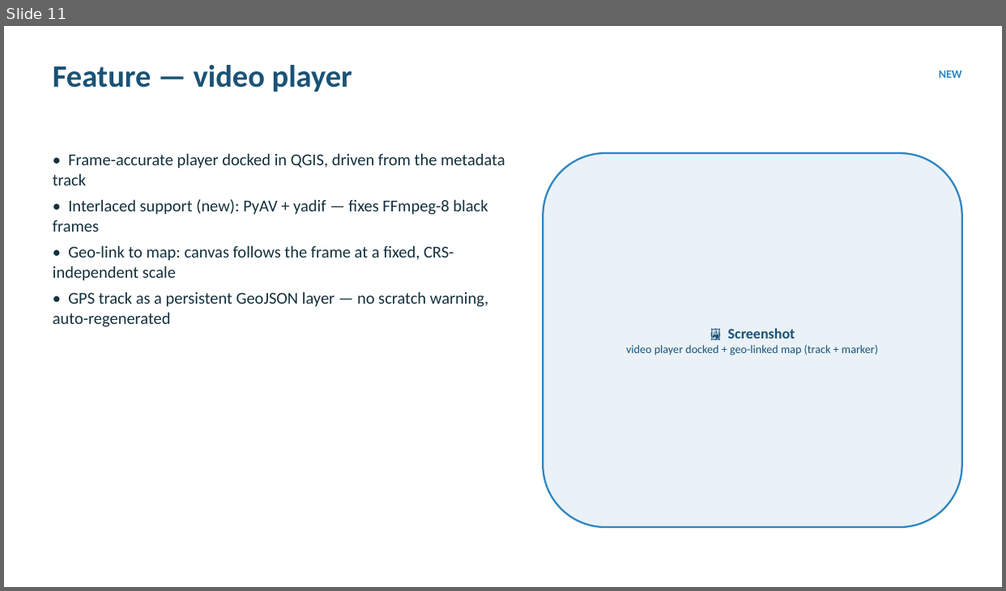
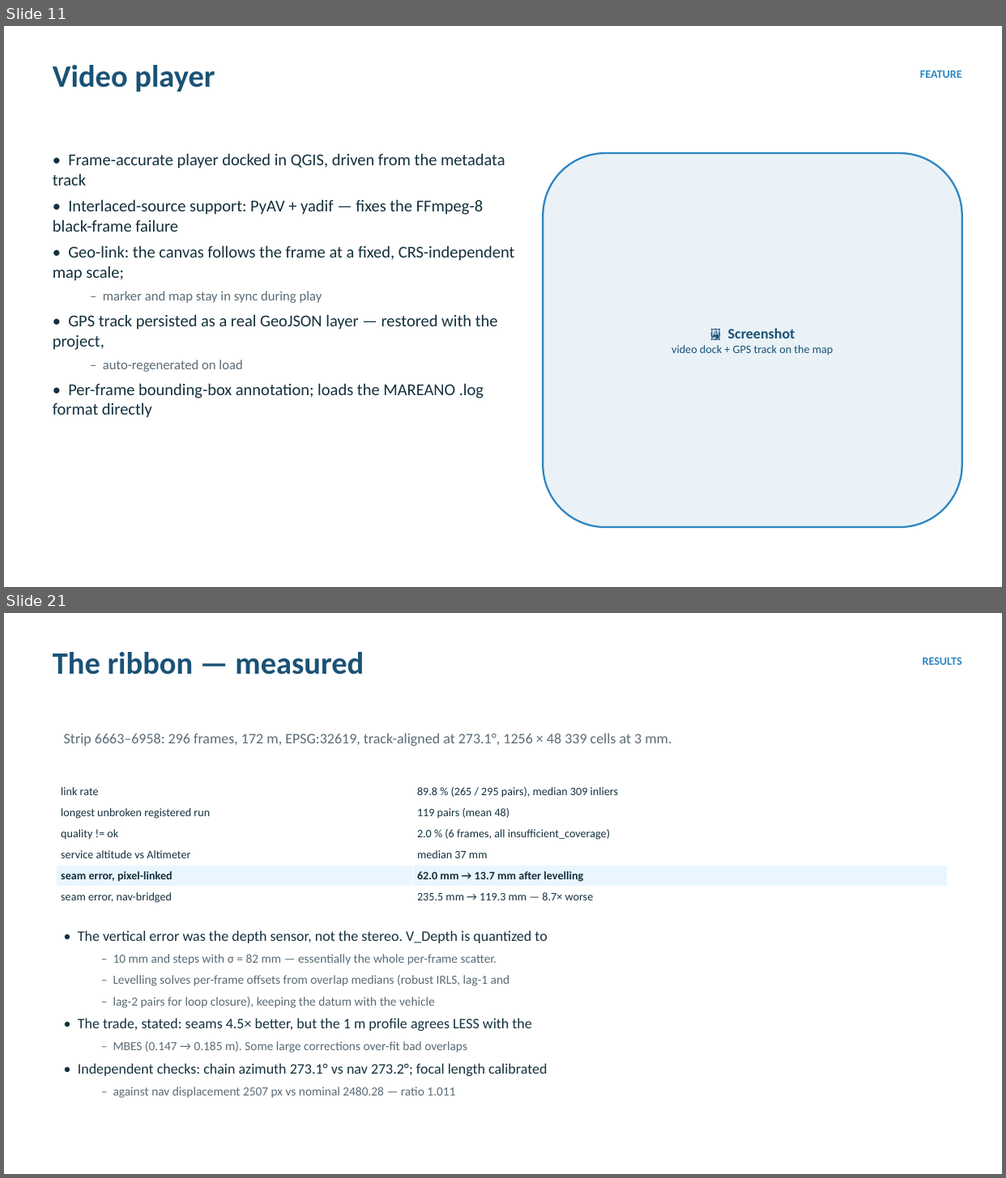
Before and after one commit to epifanio/groundtruther, a slide deck: docs/slides_groundtruther_update_2026.pptx. Shown one above the other, each under a label of ours: slide 11 before the commit, slides 11 and 21 after it; the slides between them are not shown. The pictures are 1006x591 and 1006x1178 pixels, drawn with LibreOffice and Linux fonts; fonts in the diff are those of the drawing. Boxes give left, top, right and bottom in pixels: in the first picture for what was removed or moved away, otherwise in the second. Text is boxed around its words. In the diff, an @@ line names an element or a change of style, - is before the commit and + after.

```diff
--- a/docs/slides_groundtruther_update_2026.pptx
+++ b/docs/slides_groundtruther_update_2026.pptx
@@ slide 21 added at box(4, 613, 1002, 1174), background #FFFFFF @@
@@ text added at box(53, 652, 364, 675), 30 pt, text #1A5276, bold @@
+The ribbon — measured
@@ text added at box(923, 657, 962, 665), 11 pt, text #2E86C1, bold @@
+RESULTS
@@ text added at box(64, 733, 671, 746), 14 pt, text #5B6B76 @@
+Strip 6663–6958: 296 frames, 172 m, EPSG:32619, track-aligned at 273.1°, 1256 × 48 339 cells at 3 mm.
@@ table added at box(57, 781, 948, 907), 6 rows, 2 columns @@
+link rate | 89.8 % (265 / 295 pairs), median 309 inliers
+longest unbroken registered run | 119 pairs (mean 48)
+quality != ok | 2.0 % (6 frames, all insufficient_coverage)
+service altitude vs Altimeter | median 37 mm
+seam error, pixel-linked | 62.0 mm → 13.7 mm after levelling
+seam error, nav-bridged | 235.5 mm → 119.3 mm — 8.7× worse
@@ text added at box(78, 931, 547, 1098), 12 pt, text #5B6B76 @@
+• The vertical error was the depth sensor, not the stereo. V_Depth is quantized to
+  – 10 mm and steps with σ = 82 mm — essentially the whole per-frame scatter.
+  – Levelling solves per-frame offsets from overlap medians (robust IRLS, lag-1 and
+  – lag-2 pairs for loop closure), keeping the datum with the vehicle
+• The trade, stated: seams 4.5× better, but the 1 m profile agrees LESS with the
+  – MBES (0.147 → 0.185 m). Some large corrections over-fit bad overlaps
+• Independent checks: chain azimuth 273.1° vs nav 273.2°; focal length calibrated
+  – against nav displacement 2507 px vs nominal 2480.28 — ratio 1.011
@@ slide 11 changed as well @@
@@ text at box(53, 65, 215, 92): text changed @@
-Feature — video player
+Video player
@@ text at box(920, 71, 962, 78): text changed @@
-NEW
+FEATURE
@@ text at box(53, 199, 515, 418): text changed @@
-• Interlaced support (new): PyAV + yadif — fixes FFmpeg-8 black frames
-• Geo-link to map: canvas follows the frame at a fixed, CRS-independent scale
-• GPS track as a persistent GeoJSON layer — no scratch warning, auto-regenerated
+• Interlaced-source support: PyAV + yadif — fixes the FFmpeg-8 black-frame failure
+• Geo-link: the canvas follows the frame at a fixed, CRS-independent map scale;
+  – marker and map stay in sync during play
+• GPS track persisted as a real GeoJSON layer — restored with the project,
+  – auto-regenerated on load
+• Per-frame bounding-box annotation; loads the MAREANO .log format directly
@@ text in rounded rectangle at box(671, 345, 833, 356): text changed @@
-video player docked + geo-linked map (track + marker)
+video dock + GPS track on the map
```
Also in this commit, not shown: 13 other slides changed, 16 other slides added, 7 slides removed, 3 other files.
